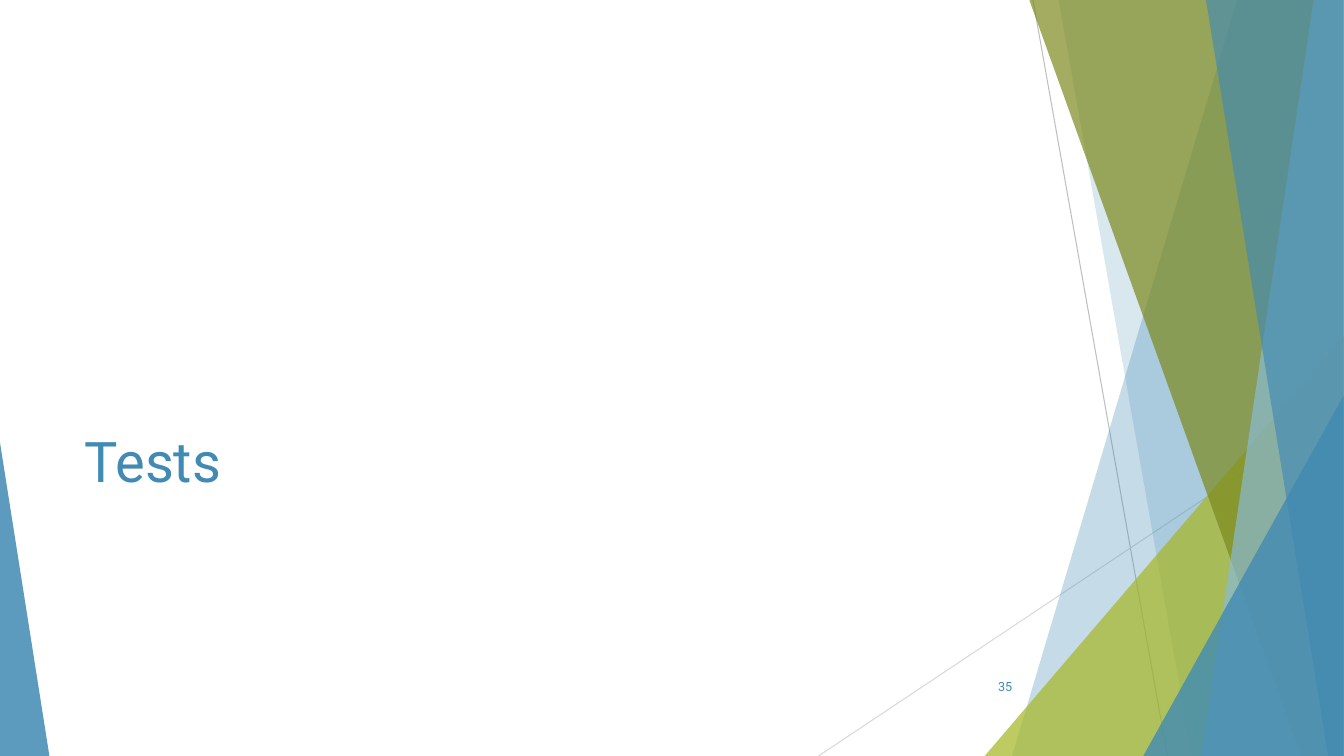
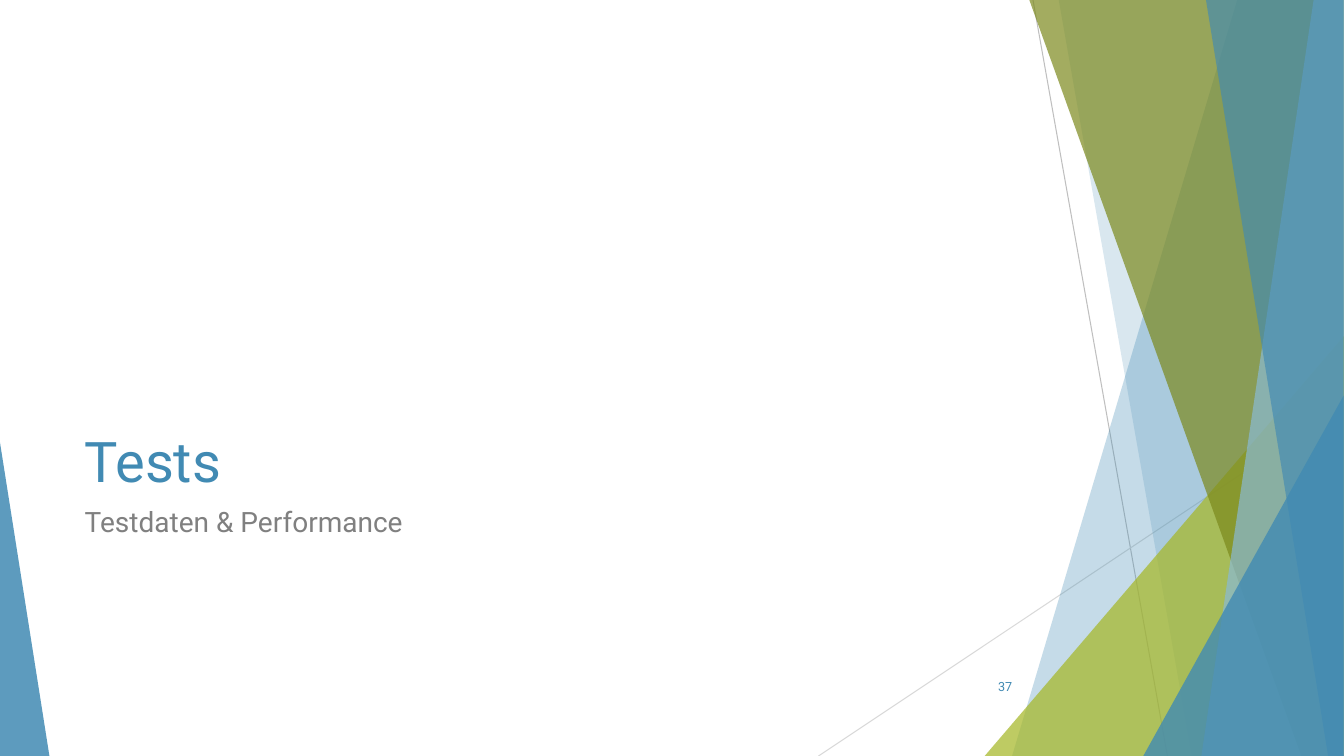
Before and after one commit to ThorbenKonopka/db_WS23_24, a slide deck: slide 37 of Präsentation/Präsentation.pptx (slide 35 before the commit). Drawn at 1344x756 pixels with LibreOffice and Linux fonts; fonts in the diff are those of the drawing. Boxes give left, top, right and bottom in pixels: in the first picture for what was removed or moved away, otherwise in the second. Text is boxed around its words. In the diff, an @@ line names an element or a change of style, - is before the commit and + after.

```diff
--- a/Präsentation/Präsentation.pptx
+++ b/Präsentation/Präsentation.pptx
@@ text added at (85, 511, 402, 532), 20 pt, text #808080 @@
+Testdaten & Performance
@@ page number at (998, 682, 1012, 691): text changed @@
-35
+37
```
Also in this commit, not shown: 23 other slides changed, 5 slides added, 3 slides removed.
